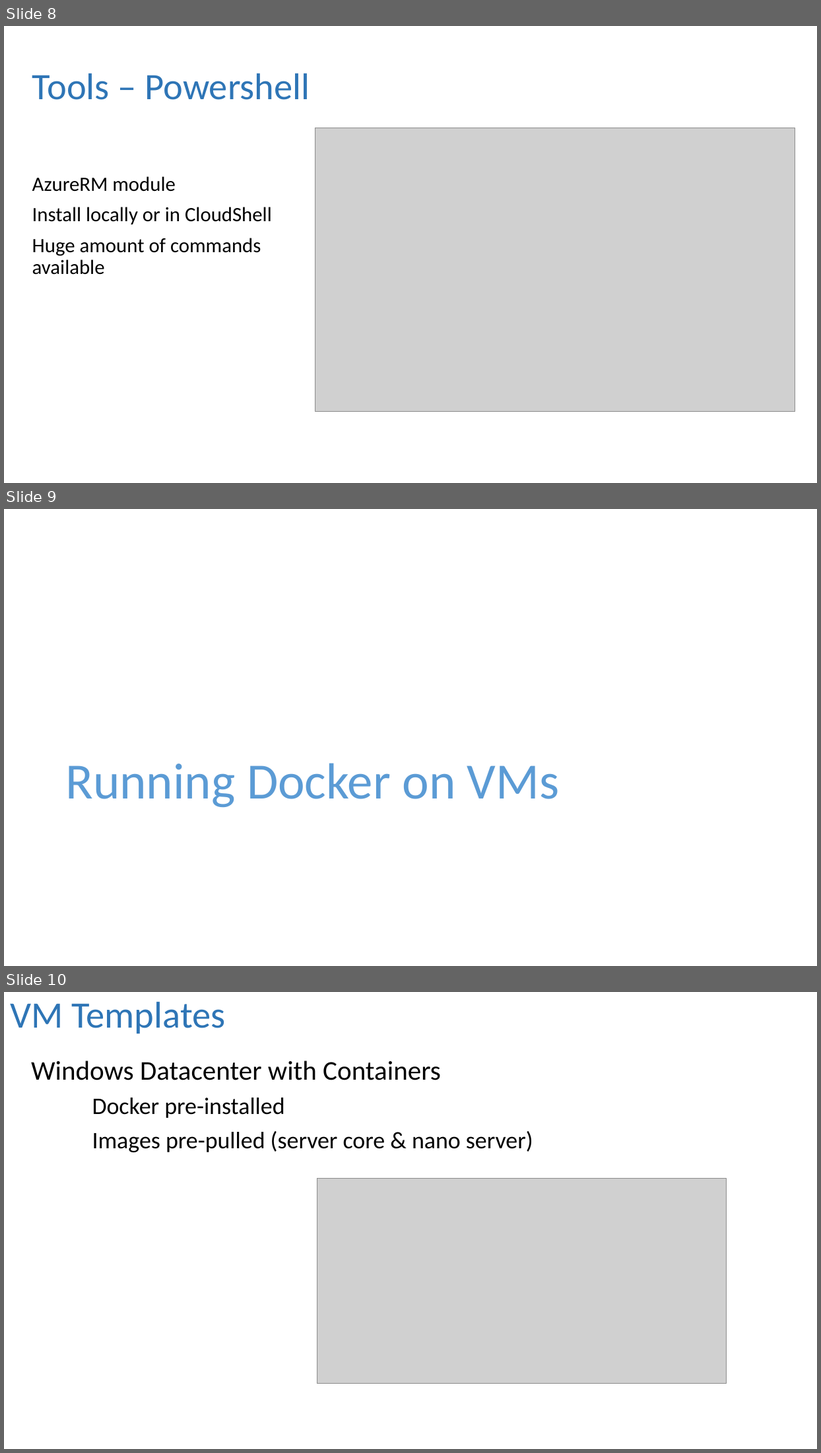
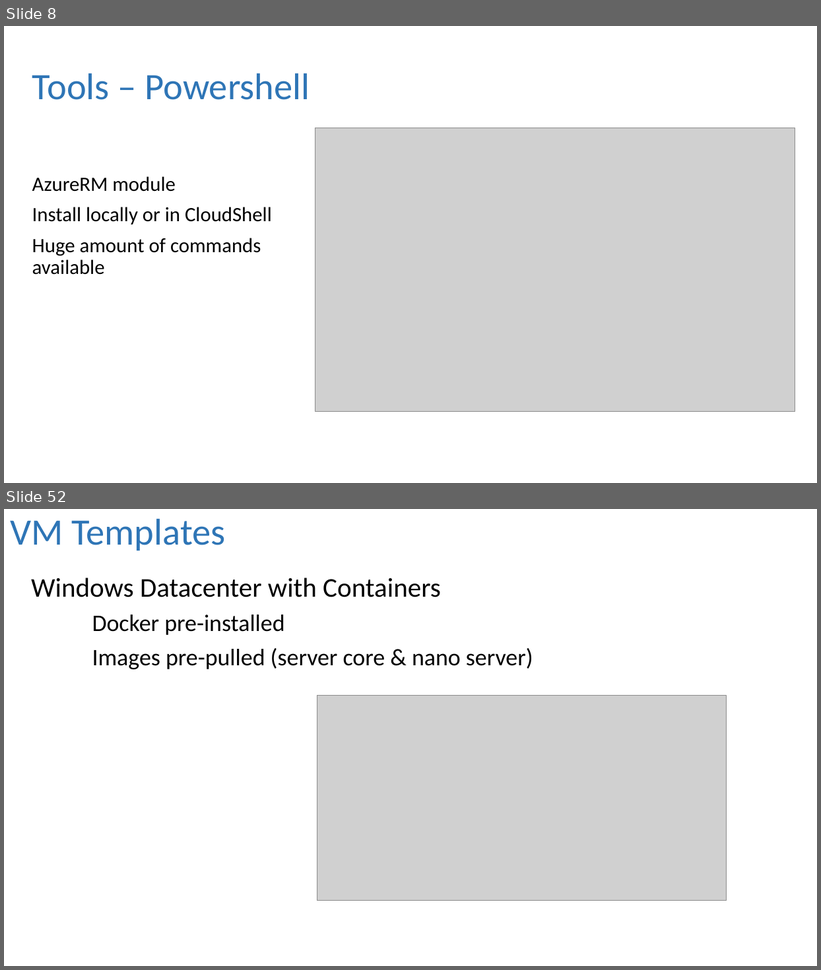
Before and after one commit to dbafromthecold/ContainersInTheCloud, a slide deck: ContainersInTheCloud.pptx. Shown one above the other, each under a label of ours: slides 8, 9 and 10 before the commit, slides 8 and 52 after it; the slides between them are not shown. The pictures are 821x1453 and 821x970 pixels, drawn with LibreOffice and Linux fonts; fonts in the diff are those of the drawing; grey boxes stand for pictures; background and template pictures are left out. Boxes give left, top, right and bottom in pixels: in the first picture for what was removed or moved away, otherwise in the second. Text is boxed around its words. In the diff, an @@ line names an element or a change of style, - is before the commit and + after.

```diff
--- a/ContainersInTheCloud.pptx
+++ b/ContainersInTheCloud.pptx
@@ slide 9 removed at <box>4,509,817,966</box>, background picture (left out) @@
@@ title removed at <box>65,763,560,807</box> @@
-Running Docker on VMs
@@ what was slide 10 is now slide 52 @@
```
Also in this commit, not shown: 3 slides changed, 13 slides added, 1 other slide removed, 3 other files.
